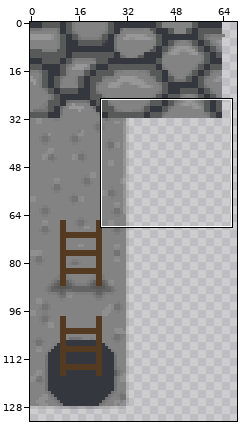
Two states of a sprite sheet, Tiles/cave_tiles.png. Above, an overview of the earlier version with the close-up marked.
Close-up. Before the edit:
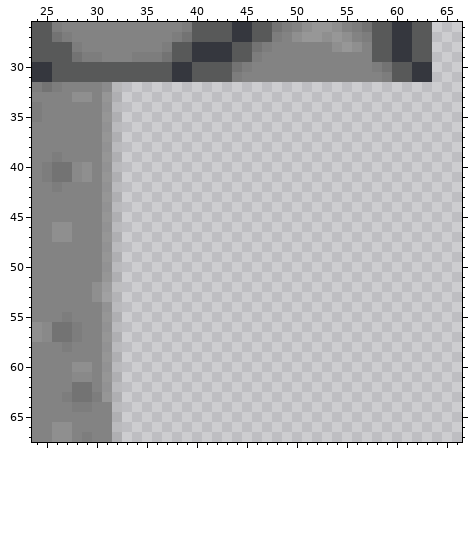
The file is 192x192 pixels. Pixels under 10% opacity are left out. Colours within 5 levels of each other are drawn and written as one. Shown: x 24..66, y 26..67. The wide view leaves out empty margins.
And afterwards:
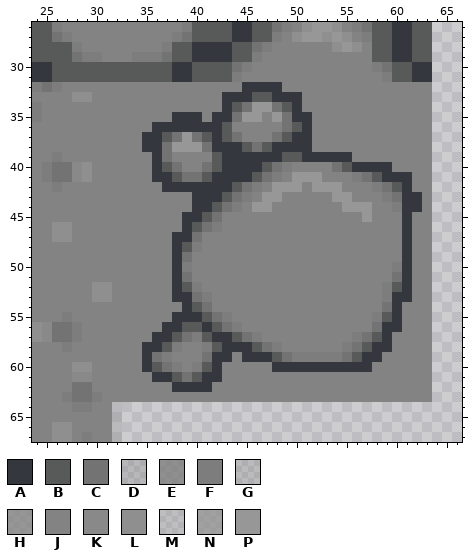
Palette (. is transparent): A #35373e  B #585959  C #737373  D #75767640  E #7a7a7abf  F #7d7d7d  G #83838340  H #838383bf  J #838383  K #898989  L #8f8f8f  M #92929240  N #929292bf  P #979797
The edit:
Changed rows in their new state; - is an unchanged pixel.
first column x 31:
32 JJJJJJJJJJJJJJAAAAJJJJJJJJJJJJJJJ
33 JJJJJJJJJJJJAAABBAAAJJJJJJJJJJJJJ
34 JJJJJJJJJJJJABCPPCBAJJJJJJJJJJJJJ
35 JJJJJJJAAAJAACPPJPCAAJJJJJJJJJJJJ
36 JJJJJAAAAAAABJJJJJCBAJJJJJJJJJJJJ
37 JJJJAABCPCBABCJJJCBAAJJJJJJJJJJJJ
38 JJJJAACPPPCAAABCBAAAAJJJJJJJJJJJJ
39 JJJJJACJJJJBAAAAAABBAAAAAJJJJJJJJ
40 JJJJJABCJJCBAAAABCFJJJJCBAAAAJJJJ
41 JJJJJAABCCBAAAABCFJPPPJJJFCBAAAJJ
42 JJJJJJAAAAAAABCFJPPPJPPPJJJFCBAJJ
43 JJJJJJJJJAAABCFJPPJJJJJPPJJJFCAAJ
44 JJJJJJJJJAABCFJPPJJJJJJJPPPJJFAAJ
45 JJJJJJJJAABCJJJJJJJJJJJJJJPJJJAJJ
46 JJJJJJJJABCFJJJJJJJJJJJJJJJJJJAJJ
47 JJJJJJJAACJJJJJJJJJJJJJJJJJJJJAJJ
48 JJJJJJJABFJJJJJJJJJJJJJJJJJJJJAJJ
49 JJJJJJJACJJJJJJJJJJJJJJJJJJJJJAJJ
50 JJJJJJJAFJJJJJJJJJJJJJJJJJJJJFAJJ
51 JJJJJJJACJJJJJJJJJJJJJJJJJJJJCAJJ
52 LJJJJJJABFJJJJJJJJJJJJJJJJJJFBAJJ
53 LJJJJJJAACFJJJJJJJJJJJJJJJJJFAAJJ
54 JJJJJJJJABCJJJJJJJJJJJJJJJJJCAJJJ
55 JJJJJJJAAABCFJJJJJJJJJJJJJJFBAJJJ
56 JJJJJJAABBABCFJJJJJJJJJJJJJCAAJJJ
57 JJJJJAABCFBAABCFJJJJJJJJJFCBAJJJJ
58 JJJJAABFJJFBAAABCFJJJJJJFCBAAJJJJ
59 JJJJACFJJJCAAJAAABCFFFFFCBAAJJJJJ
60 JJJJABCFJFBAJJJJJAAAAAAAAAAJJJJJJ
61 JJJJJAABCBAAJJJJJJJJJJJJJJJJJJJJJ
62 JJJJJJJAAAAJJJJJJJJJJJJJJJJJJJJJJ
63 JJJJJJJJJJJJJJJJJJJJJJJJJJJJJJJJJ
Changed places in both close-ups, as pixel boxes (x1, y1, x2, y2):
changed: (102, 82, 432, 402)
